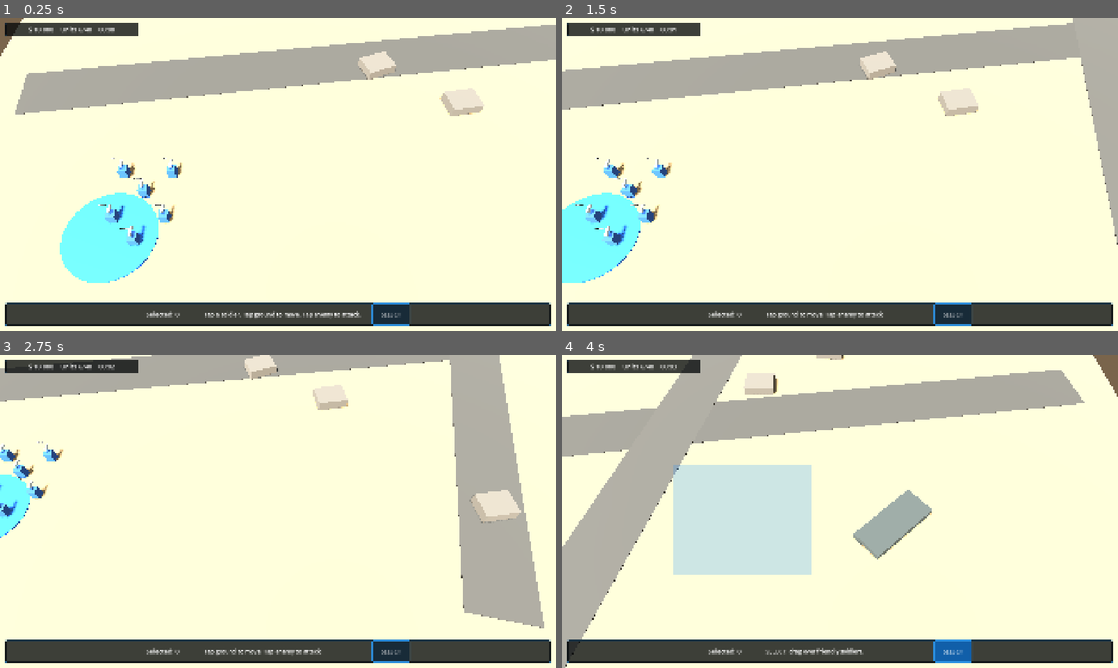
Above: before the commit, frames 1-4 (two rows, left to right).
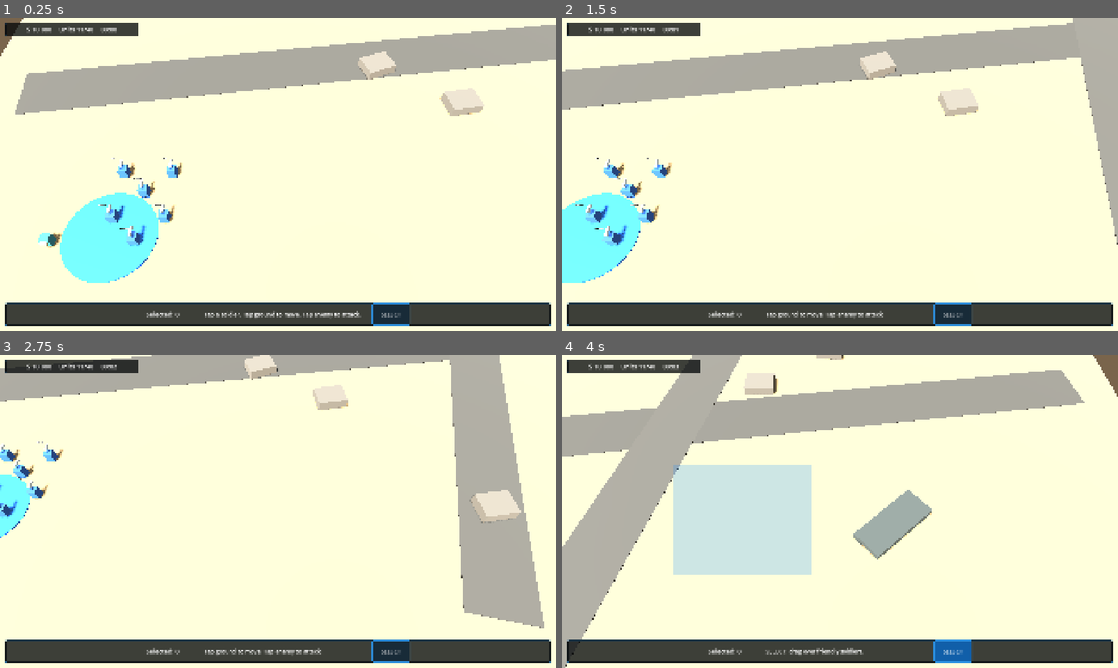
Above: after the commit, the same moments.

Repository: Unnamed00000/Mobile-Generals
Game: Godot game, scene res://scenes/match/match.tscn
The game is run twice, just before and just after one commit, with the same random seed, the same clock (stepped at 60 frames per second) and the same inputs.
Inputs (mouse positions are in pixels of both pictures, inside the frame that each line leads up to):
- Up to frame 1 (0.25 s): no input
- Up to frame 2 (1.5 s): click "SELECT" at 0.5 s; tap Enter at 1.25 s; move the mouse to (962, 158) at 1.27 s; hold D from 1.28 s (still down); tap 1 at 1.35 s; click (962, 158) at 1.42 s
- Up to frame 3 (2.75 s): release D at 2 s; drag from (166, 527) to (250, 574) at 2.02 s
- Up to frame 4 (4 s): tap Space at 2.75 s; move the mouse to (895, 442) at 2.77 s; hold D 2.78-3.5 s; tap 0 at 2.85 s; drag from (812, 574) to (673, 464) at 3.52 s

The runs differ from the first frame. In frame 1, 0.3% of the frame differs, in the area x 4-21%, y 2-74%; in frame 2, 0.1%; in frame 3, 0.1%; in frame 4, 0.1%.

Commit message:
Spawn one worker at match start

Diff:
--- /dev/null
+++ b/scenes/units/worker.tscn
@@ -0,0 +1,54 @@
+[gd_scene load_steps=9 format=3]
+
+[ext_resource type="Script" path="res://scripts/units/worker_unit.gd" id="1_worker"]
+
+[sub_resource type="CapsuleShape3D" id="CapsuleShape3D_worker"]
+radius = 0.55
+height = 1.25
+
+[sub_resource type="StandardMaterial3D" id="StandardMaterial3D_body"]
+albedo_color = Color(0.18, 0.45, 0.52, 1)
+roughness = 0.82
+
+[sub_resource type="BoxMesh" id="BoxMesh_body"]
+material = SubResource("StandardMaterial3D_body")
+size = Vector3(0.72, 1.18, 0.72)
+
+[sub_resource type="StandardMaterial3D" id="StandardMaterial3D_pack"]
+albedo_color = Color(0.66, 0.61, 0.42, 1)
+roughness = 0.78
+
+[sub_resource type="BoxMesh" id="BoxMesh_pack"]
+material = SubResource("StandardMaterial3D_pack")
+size = Vector3(0.58, 0.34, 0.32)
+
+[sub_resource type="StandardMaterial3D" id="StandardMaterial3D_selection"]
+albedo_color = Color(0.1, 0.95, 0.32, 0.52)
+transparency = 1
+
+[sub_resource type="CylinderMesh" id="CylinderMesh_selection"]
+material = SubResource("StandardMaterial3D_selection")
+top_radius = 1.1
+bottom_radius = 1.1
+height = 0.035
+radial_segments = 36
+
+[node name="Worker" type="CharacterBody3D" groups=["player_units", "selectable"]]
+collision_layer = 2
+collision_mask = 4
+script = ExtResource("1_worker")
+
+[node name="CollisionShape3D" type="CollisionShape3D" parent="."]
+shape = SubResource("CapsuleShape3D_worker")
+
+[node name="Body" type="MeshInstance3D" parent="."]
+mesh = SubResource("BoxMesh_body")
+
+[node name="Pack" type="MeshInstance3D" parent="."]
+transform = Transform3D(1, 0, 0, 0, 1, 0, 0, 0, 1, 0, 0.36, 0.42)
+mesh = SubResource("BoxMesh_pack")
+
+[node name="SelectionRing" type="MeshInstance3D" parent="."]
+transform = Transform3D(1, 0, 0, 0, 1, 0, 0, 0, 1, 0, -0.46, 0)
+visible = false
+mesh = SubResource("CylinderMesh_selection")
--- a/scripts/core/infantry_stage_controller.gd
+++ b/scripts/core/infantry_stage_controller.gd
@@ -2,6 +2,7 @@
 extends Node3D
 
 const COMBAT_UNIT_SCENE := preload("res://scenes/units/combat_unit.tscn")
+const WORKER_SCENE := preload("res://scenes/units/worker.tscn")
 const RIFLEMAN_DATA_PATH := "res://data/units/rifleman.json"
 
 @onready var prototype_map: PrototypeMap = $PrototypeMap
@@ -9,7 +10,7 @@
 @onready var units_root: Node3D = $Units
 @onready var hud: StageOneHud = $MatchHUD
 
-var selected_units: Array[CombatUnit] = []
+var selected_units: Array[MobileUnit] = []
 
 var _rifleman_data: Dictionary = {}
 var _match_seconds := 0.0
@@ -64,6 +65,7 @@
 
 	for index in player_positions.size():
 		_spawn_rifleman(1, player_positions[index], "Rifleman%02d" % index)
+	_spawn_worker(prototype_map.player_start + Vector3(-4.8, 0.0, 0.6))
 	for index in enemy_positions.size():
 		_spawn_rifleman(2, enemy_positions[index], "EnemyRifleman%02d" % index)
 
@@ -76,6 +78,14 @@
 	units_root.add_child(unit)
 	return unit
 
+func _spawn_worker(world_position: Vector3) -> WorkerUnit:
+	var worker := WORKER_SCENE.instantiate() as WorkerUnit
+	worker.name = "PlayerWorker"
+	worker.team_id = 1
+	worker.global_position = world_position
+	units_root.add_child(worker)
+	return worker
+
 func _handle_touch(event: InputEventScreenTouch) -> void:
 	if hud.is_screen_position_over_ui(event.position):
 		return
@@ -126,13 +136,13 @@
 	if hit.is_empty():
 		return
 
-	var unit := _unit_from_collider(hit.get("collider"))
+	var unit := _selectable_from_collider(hit.get("collider"))
 	if unit != null:
 		if unit.team_id == 1:
-			var single_selection: Array[CombatUnit] = [unit]
+			var single_selection: Array[MobileUnit] = [unit]
 			_select_units(single_selection)
-		elif not selected_units.is_empty():
-			_attack_selected(unit)
+		elif not selected_units.is_empty() and unit is CombatUnit:
+			_attack_selected(unit as CombatUnit)
 		return
 
 	if _is_ground_hit(hit) and not selected_units.is_empty():
@@ -157,34 +167,40 @@
 	_select_mode = false
 	hud.set_select_mode(false)
 
-func _units_in_screen_rect(selection_rect: Rect2) -> Array[CombatUnit]:
+func _units_in_screen_rect(selection_rect: Rect2) -> Array[MobileUnit]:
 	var camera := camera_controller.get_camera()
-	var units: Array[CombatUnit] = []
+	var units: Array[MobileUnit] = []
 	for node in get_tree().get_nodes_in_group("player_units"):
-		var unit := node as CombatUnit
-		if unit == null or not is_instance_valid(unit) or unit.current_hp <= 0:
+		var unit := node as MobileUnit
+		if unit == null or not is_instance_valid(unit):
+			continue
+		if unit is CombatUnit and (unit as CombatUnit).current_hp <= 0:
 			continue
 		var screen_position := camera.unproject_position(unit.global_position)
 		if selection_rect.has_point(screen_position):
 			units.append(unit)
 	return units
 
-func _select_units(units: Array[CombatUnit]) -> void:
+func _select_units(units: Array[MobileUnit]) -> void:
 	for unit in selected_units:
 		if is_instance_valid(unit):
 			unit.set_selected(false)
 	selected_units.clear()
 	for unit in units:
-		if is_instance_valid(unit) and unit.team_id == 1 and unit.current_hp > 0:
+		if is_instance_valid(unit) and unit.team_id == 1 and _is_selectable_alive(unit):
 			selected_units.append(unit)
 			unit.set_selected(true)
 	hud.update_selection_summary(selected_units.size())
 	if selected_units.is_empty():
 		hud.set_hint("No soldiers selected.")
 	elif selected_units.size() == 1:
-		hud.set_hint("Rifleman selected. Tap ground to move or enemy to attack.")
+		var selected := selected_units[0]
+		if selected is WorkerUnit:
+			hud.set_hint("Worker selected. Tap ground to move.")
+		else:
+			hud.set_hint("Rifleman selected. Tap ground to move or enemy to attack.")
 	else:
-		hud.set_hint("%d riflemen selected." % selected_units.size())
+		hud.set_hint("%d units selected." % selected_units.size())
 
 func _move_selected_to(world_position: Vector3) -> void:
 	var offsets := _formation_offsets(selected_units.size())
@@ -195,10 +211,15 @@
 	hud.set_hint("Move order issued.")
 
 func _attack_selected(target: CombatUnit) -> void:
+	var issued := 0
 	for unit in selected_units:
-		if is_instance_valid(unit) and unit.current_hp > 0:
-			unit.set_attack_target(target)
-	hud.set_hint("Attack order issued.")
+		if is_instance_valid(unit) and unit is CombatUnit and (unit as CombatUnit).current_hp > 0:
+			(unit as CombatUnit).set_attack_target(target)
+			issued += 1
+	if issued > 0:
+		hud.set_hint("Attack order issued.")
+	else:
+		hud.set_hint("Workers cannot attack.")
 
 func _formation_offsets(count: int) -> Array[Vector3]:
 	var offsets: Array[Vector3] = []
@@ -226,13 +247,18 @@
 	query.collide_with_bodies = true
 	return get_world_3d().direct_space_state.intersect_ray(query)
 
-func _unit_from_collider(collider: Object) -> CombatUnit:
+func _selectable_from_collider(collider: Object) -> MobileUnit:
 	var node := collider as Node
 	while node != null:
-		if node is CombatUnit:
-			return node as CombatUnit
+		if node is MobileUnit:
+			return node as MobileUnit
 		node = node.get_parent()
 	return null
+
+func _is_selectable_alive(unit: MobileUnit) -> bool:
+	if unit is CombatUnit:
+		return (unit as CombatUnit).current_hp > 0
+	return true
 
 func _is_ground_hit(hit: Dictionary) -> bool:
 	var collider := hit.get("collider") as Node
@@ -266,7 +292,15 @@
 	return count
 
 func _update_hud() -> void:
-	hud.update_status(10000, _count_live_units(1), 40, int(_match_seconds))
+	hud.update_status(10000, _count_live_player_units(), 40, int(_match_seconds))
+
+func _count_live_player_units() -> int:
+	var count := 0
+	for node in get_tree().get_nodes_in_group("player_units"):
+		var unit := node as MobileUnit
+		if unit != null and is_instance_valid(unit) and _is_selectable_alive(unit):
+			count += 1
+	return count
 
 func _load_json(path: String) -> Dictionary:
 	if not FileAccess.file_exists(path):
--- /dev/null
+++ b/scripts/units/worker_unit.gd
@@ -0,0 +1,10 @@
+class_name WorkerUnit
+extends MobileUnit
+
+func _ready() -> void:
+	display_name = "Worker"
+	unit_type = "worker"
+	move_speed = 6.2
+	unit_tags.clear()
+	unit_tags.append("worker")
+	super()
Not shown, changed: README.md
